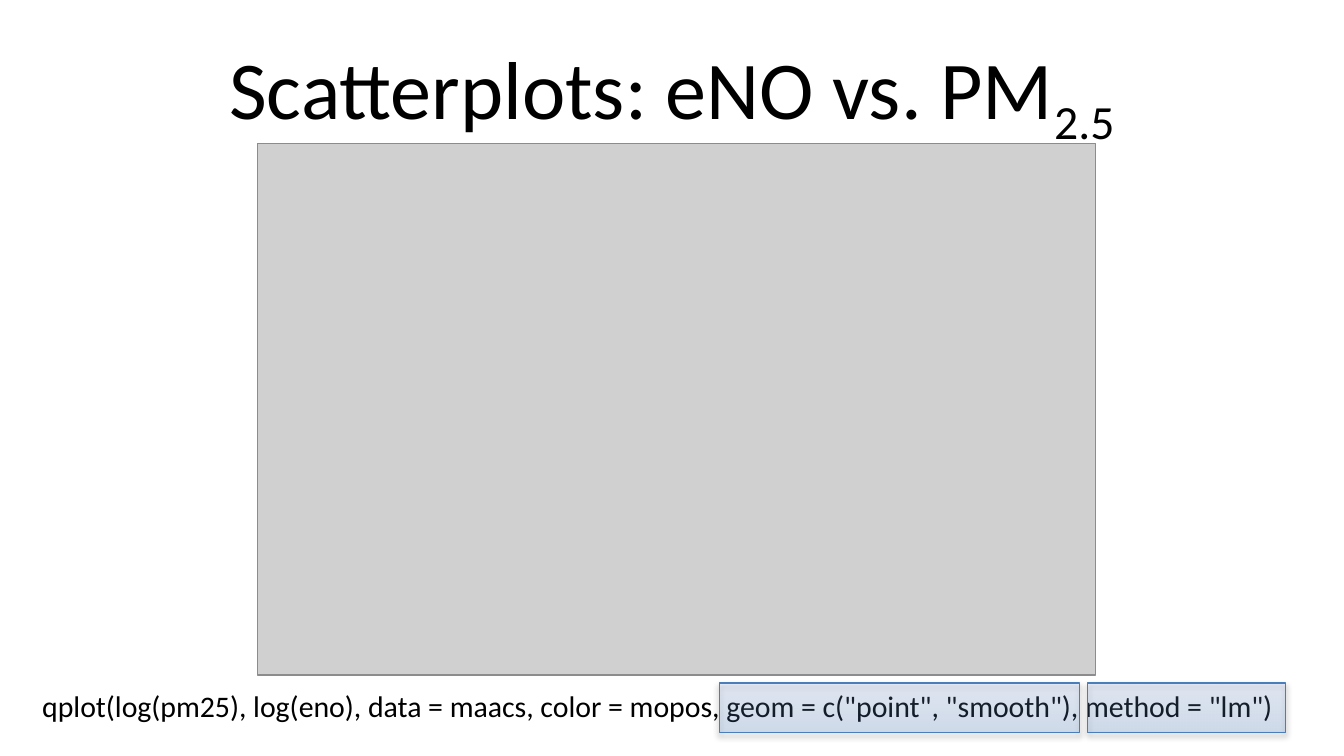
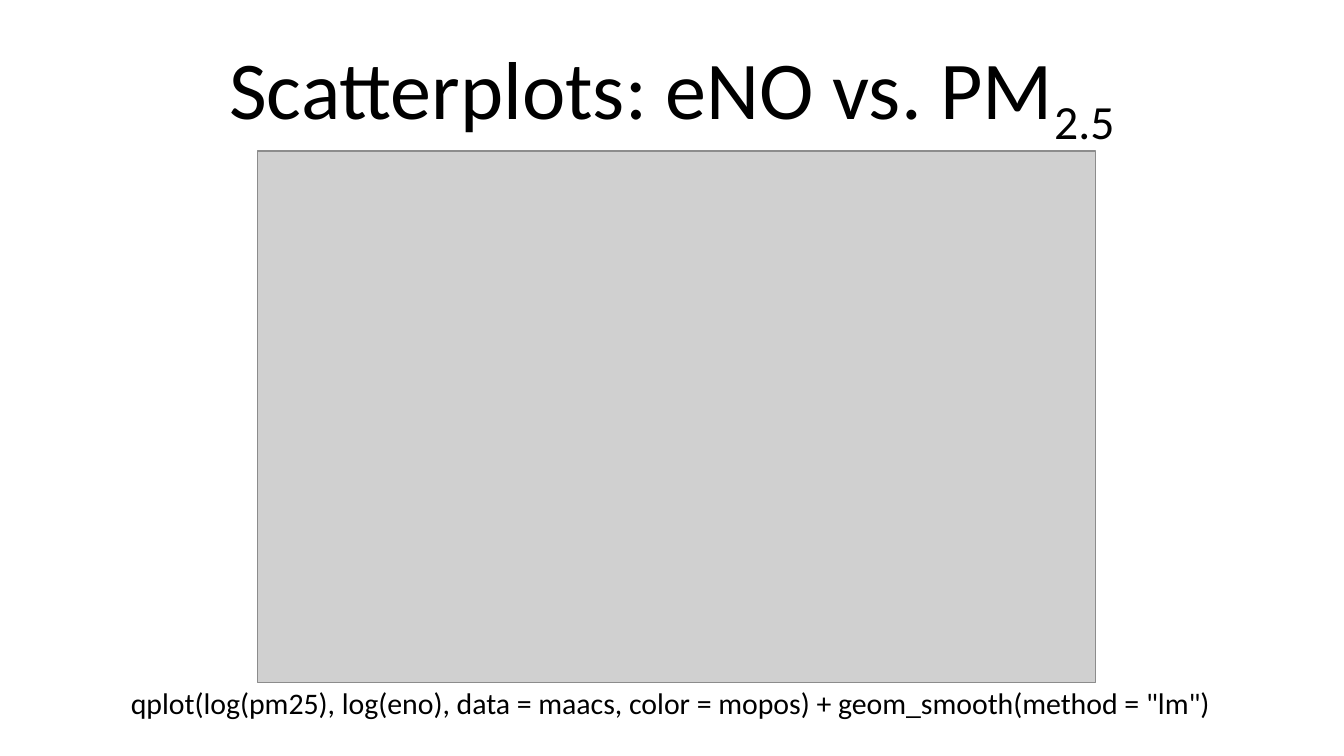
Before and after one commit to DataScienceSpecialization/courses, a slide deck: slide 19 of 04_ExploratoryAnalysis/ggplot2/ppt/ggplot2.pptx. Drawn at 1344x756 pixels with LibreOffice and Linux fonts; fonts in the diff are those of the drawing; grey boxes stand for pictures. Boxes give left, top, right and bottom in pixels: in the first picture for what was removed or moved away, otherwise in the second. Text is boxed around its words. In the diff, an @@ line names an element or a change of style, - is before the commit and + after.

Commit message:
Fix non-working qplot code

```diff
--- a/04_ExploratoryAnalysis/ggplot2/ppt/ggplot2.pptx
+++ b/04_ExploratoryAnalysis/ggplot2/ppt/ggplot2.pptx
@@ picture: place and size @@
-picture at bbox=[258, 144, 1097, 675]
+picture at bbox=[258, 151, 1097, 681]
@@ rectangle removed at bbox=[719, 683, 1079, 732] @@
@@ rectangle removed at bbox=[1087, 683, 1285, 732] @@
@@ text at bbox=[131, 692, 1210, 719]: text changed @@
-qplot(log(pm25), log(eno), data = maacs, color = mopos, geom = c("point", "smooth"), method = "lm")
+qplot(log(pm25), log(eno), data = maacs, color = mopos) + geom_smooth(method = "lm")
```
Also in this commit, not shown: 1 other slide changed, 1 other file.
